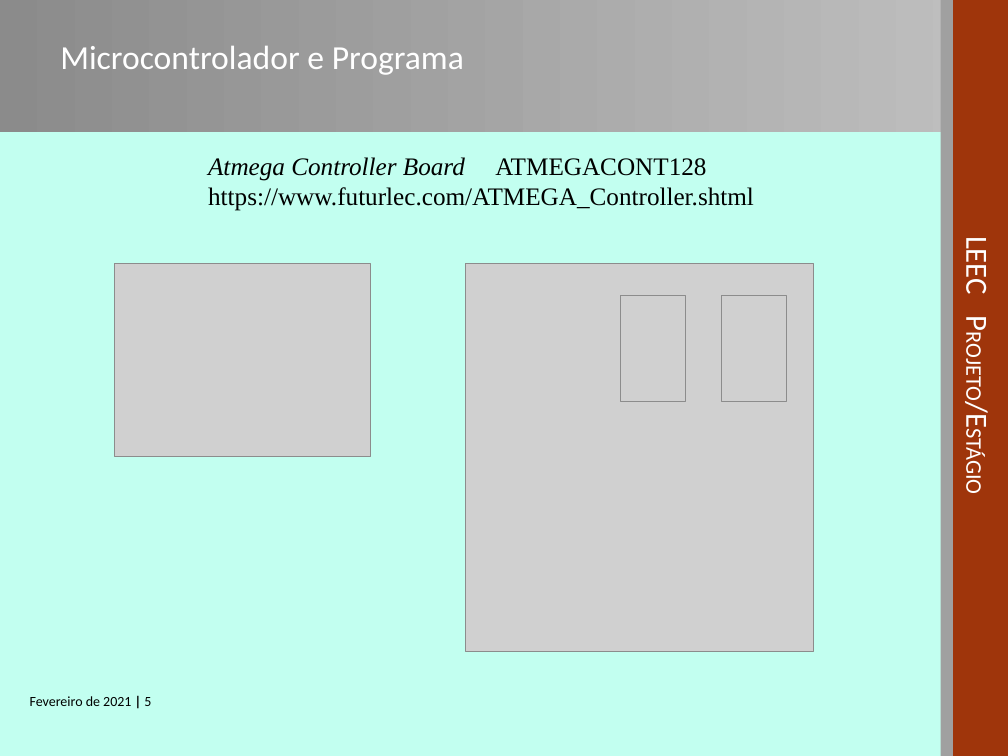
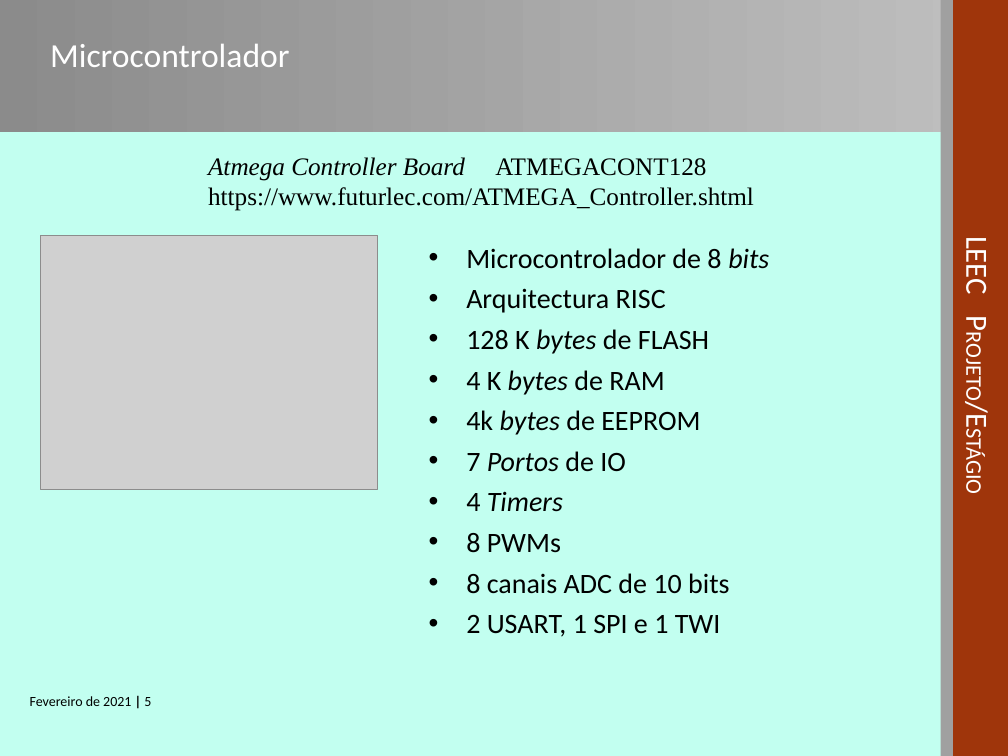
Before and after one commit to sergio1020881/PESTA2021, a slide deck: slide 5 of Zsend/PESTA-APRESENTACAO-1020881.ppt. Drawn at 1008x756 pixels with LibreOffice and Linux fonts; fonts in the diff are those of the drawing; grey boxes stand for pictures; background and template pictures are left out. Boxes give left, top, right and bottom in pixels: in the first picture for what was removed or moved away, otherwise in the second. Text is boxed around its words. In the diff, an @@ line names an element or a change of style, - is before the commit and + after.

```diff
--- a/Zsend/PESTA-APRESENTACAO-1020881.ppt
+++ b/Zsend/PESTA-APRESENTACAO-1020881.ppt
@@ title at (50, 44, 289, 67): text changed @@
-Microcontrolador e Programa
+Microcontrolador
@@ picture: place and size @@
-picture at (114, 264, 370, 457)
+picture at (40, 235, 378, 489)
@@ picture removed at (466, 264, 813, 652) @@
@@ text added at (466, 248, 769, 637), 20 pt, text #000000 @@
+• Microcontrolador de 8 bits
+• Arquitectura RISC
+• 128 K bytes de FLASH
+• 4 K bytes de RAM
+• 4k bytes de EEPROM
+• 7 Portos de IO
+• 4 Timers
+• 8 PWMs
+• 8 canais ADC de 10 bits
+• 2 USART, 1 SPI e 1 TWI
@@ picture removed at (621, 295, 686, 402) @@
@@ picture removed at (722, 295, 787, 402) @@
```
Also in this commit, not shown: 3 other slides changed, 1 slide added, 4 other files.
